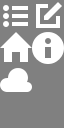
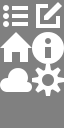
The second 64 x 128 image is a revision of the first. Changes to its layers:
painted on "Calque Copié" over [32, 64, 64, 96]
renamed "Arrière-plan" to "menusprite.png", painted on it over [32, 64, 64, 92]
